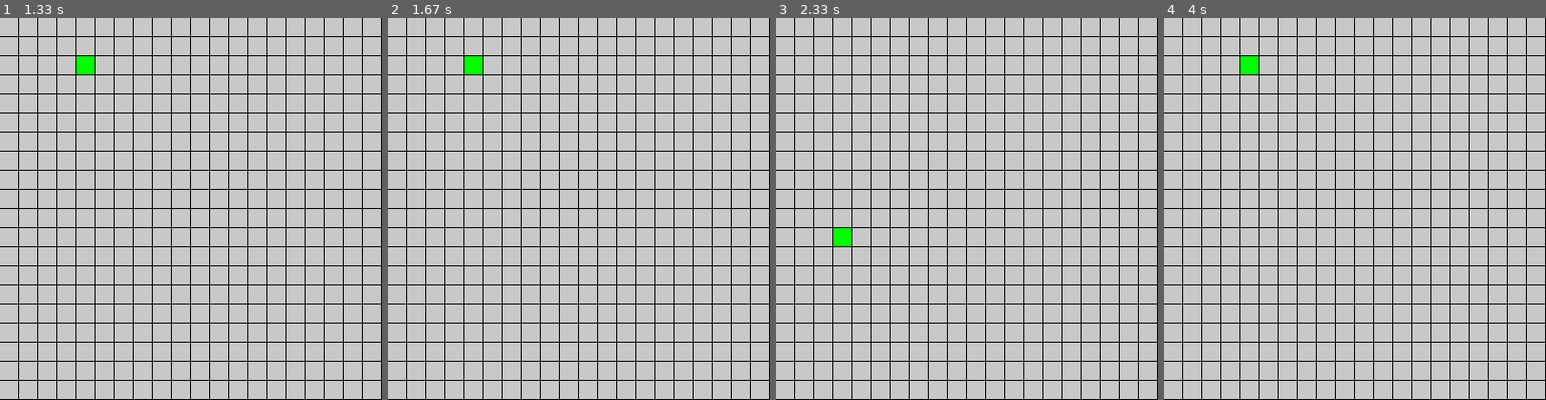
Above: before the commit, frames 1-4 (left to right).
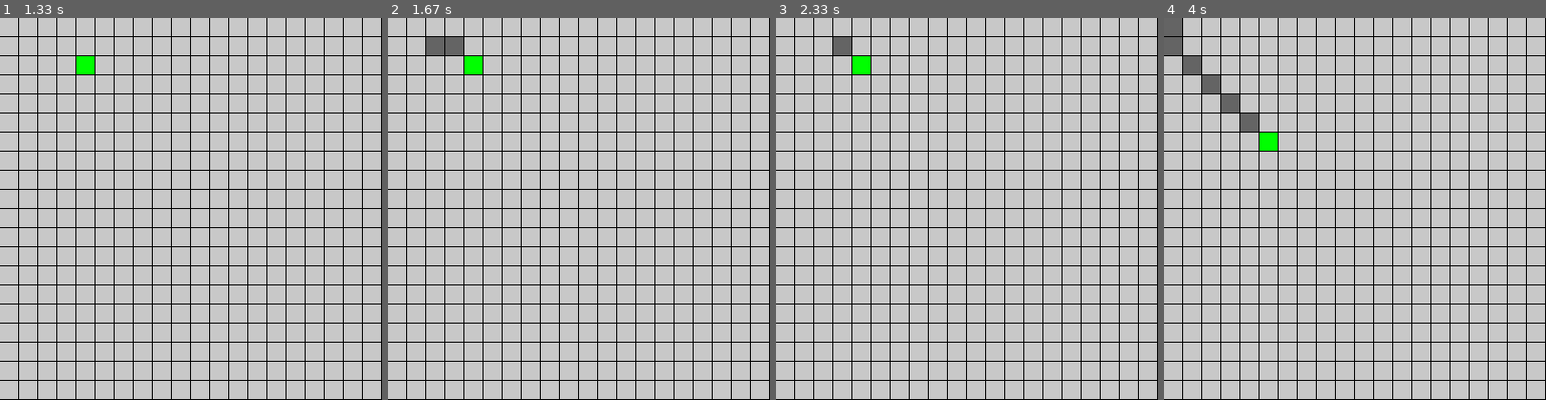
Above: after the commit, the same moments.

Repository: Logan-Ruf/Pathfinding-Visualiser-Python
Game: pygame game, started from EfficientPathAlgorithm.py
Two runs of this game, one before a commit and one after it. Both use one fixed random seed, a clock stepped at 60 frames per second and the inputs below.
Inputs (mouse positions are in pixels of both pictures, inside the frame that each line leads up to):
- Up to frame 1 (1.33 s): tap Enter at 0.33 s; press the mouse at (91, 67) at 0.7 s; move the mouse to (145, 75) at 0.8 s; release the mouse at (198, 79) at 0.93 s
- Up to frame 2 (1.67 s): tap Enter at 1.5 s
- Up to frame 3 (2.33 s): press the mouse at (867, 67) at 1.87 s; move the mouse to (986, 124) at 1.97 s; release the mouse at (1104, 178) at 2.1 s; tap Enter at 2.23 s; click (844, 247) at 2.25 s
- Up to frame 4 (4 s): press the mouse at (1255, 67) at 2.53 s; move the mouse to (1251, 159) at 2.63 s; release the mouse at (1248, 251) at 2.77 s; tap Enter at 2.9, 3.2 s; click (1270, 140) at 2.92 s; press the mouse at (1255, 67) at 3.93 s

Frame 1 is identical in both runs. In frame 2, 0.5% of the frame differs, in the area x 10-20%, y 5-10%; in frame 3, 0.7%; in frame 4, 1.8%, in the area x 0-30%, y 0-35%.

Commit message:
Refactored Pathfinding algorithm in pathfinder3

Diff:
--- a/EfficientPathAlgorithm.py
+++ b/EfficientPathAlgorithm.py
@@ -1,4 +1,4 @@
-import pygame
+import pygame, time
 #import classes.tile, classes.grid, classes.pathfinder3
 from classes.tile import *
 from classes.grid import *
@@ -29,7 +29,6 @@
         #when you click the mouse button get the mouse position and set the tile
         #underneath it to goal, start, or obstacle
         if event.type == MOUSEBUTTONDOWN:
-            print(event.pos)
             if hasRun == True:
                 grid.reset()
                 hasRun = False
@@ -49,6 +48,9 @@
         if event.type == KEYDOWN:
             if event.key == K_RETURN:
                 #start pathfinding
+                isRunning = True
+                print("Starting Algorithm")
+                pathFinder.pathAlgorithm(mapMaker.startTile, mapMaker.endTile)
                 hasRun = True
             if event.key == K_DELETE:
                 grid.reset()
--- a/classes/grid.py
+++ b/classes/grid.py
@@ -48,7 +48,7 @@
         self.tiles[pos[0]][pos[1]].reset()
 
     def changeColor(self, pos, *rgb):
-        self.tiles[pos[0],pos[1]].newColor(rgb)
+        self.tiles[pos[0]][pos[1]].newColor(rgb)
 
     #creates a random rgb color
     def randomColor(self):
--- a/classes/pathfinder3.py
+++ b/classes/pathfinder3.py
@@ -1,3 +1,4 @@
+import numpy, pygame, time
 '''
 Requirements for this algorithm
 
@@ -43,10 +44,31 @@
         elif(oldWall == 'end'):
             self.endTile = (-1, -1)
 
+    def okToStart(self):
+        if self.startTile == (-1, -1) or self.endTile == (-1, -1):
+            return False
+        else:
+            return True
+
 class PathFinder2D:
 
     def __init__ (self, gridArray):
         self.gridArray = gridArray
 
-    def pathAlgorithm(self):
-        pass
+    def pathAlgorithm(self, startPos, endPos):
+        currentPos = startPos
+
+        while currentPos != endPos:
+            #find the difference of currentPos and endPos
+            movement = (endPos[0] - currentPos[0], endPos[1] - currentPos[1])
+            #normailze the difference to a max of 1
+            maxInt = max(abs(movement[0]), abs(movement[1]))
+            movement = (round(movement[0]/maxInt), round(movement[1]/maxInt))
+            #add movement to find current tile
+            currentPos = (currentPos[0]+movement[0],currentPos[1]+movement[1])
+
+            #Change color of current tile and update screen
+            self.gridArray[currentPos[0]][currentPos[1]].newColor((100,100,100))
+            pygame.display.update()
+            #Wait a tenth of a second for the humans
+            time.sleep(.1)
